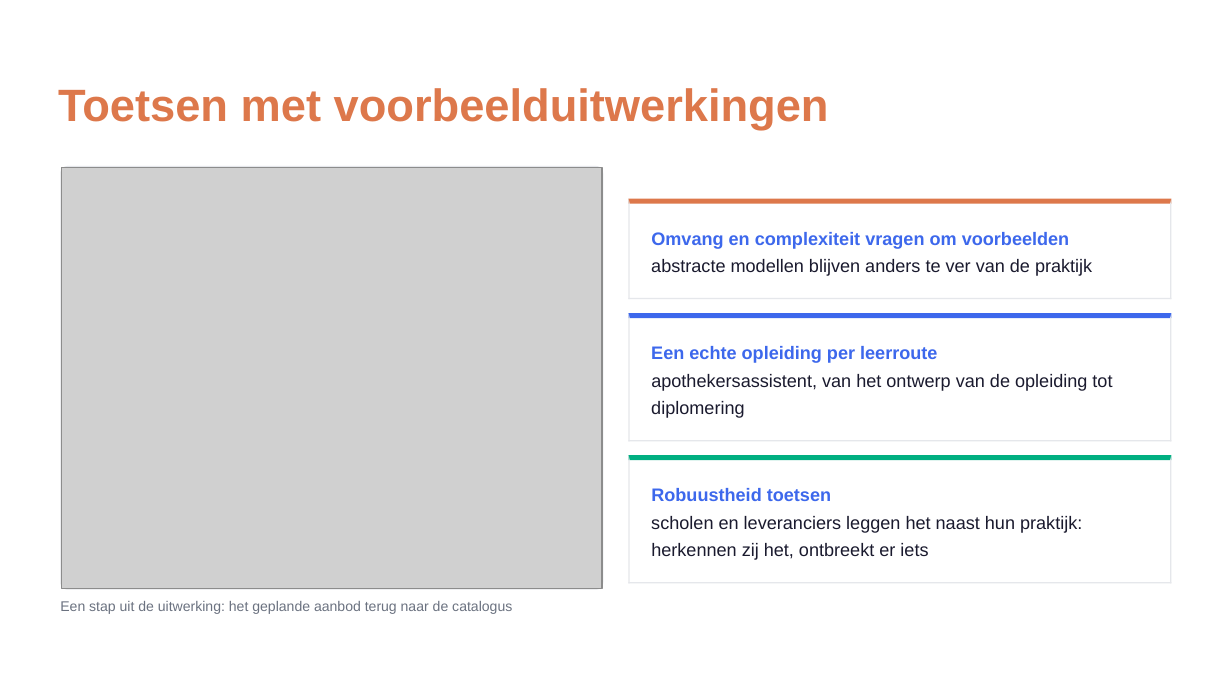
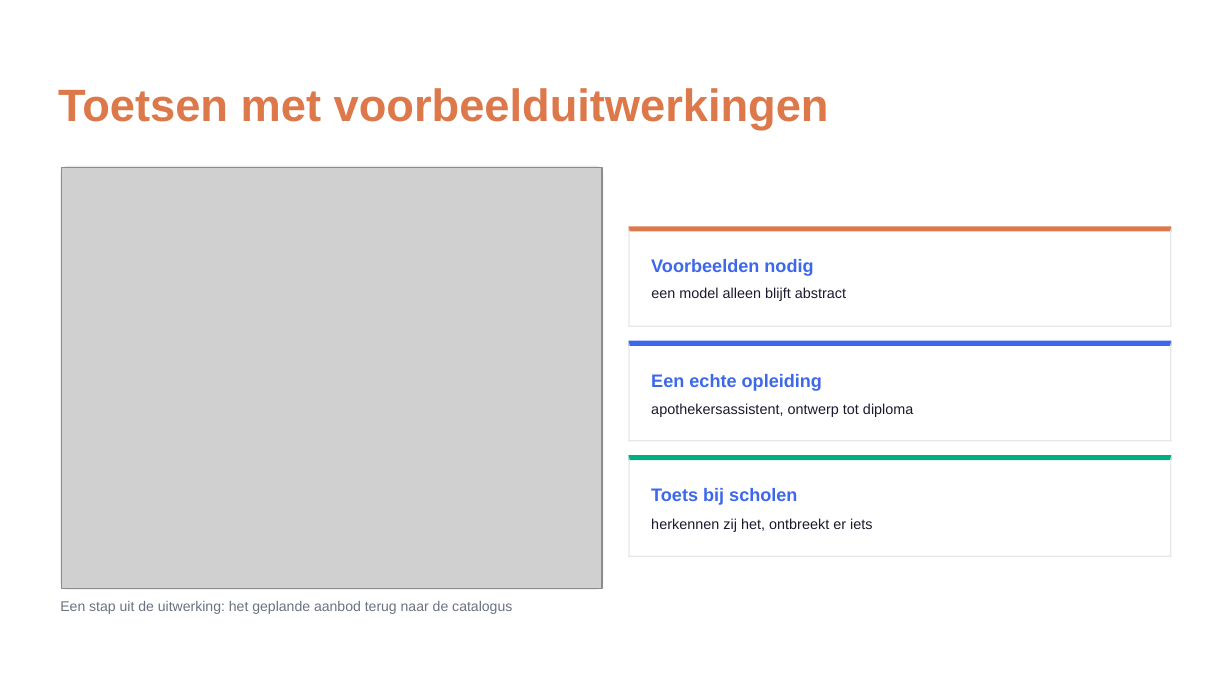
Before and after one commit to Npuls-OKx/meta, a slide deck: slide 5 of presentaties/export/260929_werkgroep_okx_voortgang/260929_werkgroep_okx_voortgang.pptx. Drawn at 1232x694 pixels with LibreOffice and Linux fonts; fonts in the diff are those of the drawing; grey boxes stand for pictures; background and template pictures are left out. Boxes give left, top, right and bottom in pixels: in the first picture for what was removed or moved away, otherwise in the second. Text is boxed around its words. In the diff, an @@ line names an element or a change of style, - is before the commit and + after.

```diff
--- a/presentaties/export/260929_werkgroep_okx_voortgang/260929_werkgroep_okx_voortgang.pptx
+++ b/presentaties/export/260929_werkgroep_okx_voortgang/260929_werkgroep_okx_voortgang.pptx
@@ text removed at box(651, 232, 1069, 249) @@
-Omvang en complexiteit vragen om voorbeelden
@@ text removed at box(651, 259, 1092, 276) @@
-abstracte modellen blijven anders te ver van de praktijk
@@ text added at box(651, 259, 813, 276), 10.8 pt, text #3D68EC, bold @@
+Voorbeelden nodig
@@ text added at box(651, 287, 846, 301), 8.6 pt, text #1A1A2E @@
+een model alleen blijft abstract
@@ freeform shape: place and size @@
-freeform shape at box(629, 298, 1172, 299)
+freeform shape at box(629, 326, 1172, 327)
@@ freeform shape: place and size @@
-freeform shape at box(629, 313, 1172, 440)
+freeform shape at box(629, 340, 1172, 440)
@@ 5 freeform shapes: place and size @@
-5 freeform shapes at box(629, 199, 1172, 317)
+5 freeform shapes at box(629, 226, 1172, 345)
@@ freeform shape: place and size @@
-freeform shape at box(629, 313, 630, 440)
+freeform shape at box(629, 340, 630, 440)
@@ freeform shape: place and size @@
-freeform shape at box(1170, 313, 1172, 440)
+freeform shape at box(1170, 340, 1172, 440)
@@ text at box(651, 374, 822, 391): text changed @@
-Een echte opleiding per leerroute
+Een echte opleiding
@@ text at box(651, 403, 914, 417): text changed; size 10.8 to 8.6 pt @@
-apothekersassistent, van het ontwerp van de opleiding tot
+apothekersassistent, ontwerp tot diploma
@@ text removed at box(651, 401, 744, 418) @@
-diplomering
@@ freeform shape: place and size @@
-freeform shape at box(629, 455, 1172, 583)
+freeform shape at box(629, 455, 1172, 556)
@@ freeform shape: place and size @@
-freeform shape at box(629, 455, 630, 583)
+freeform shape at box(629, 455, 630, 556)
@@ freeform shape: place and size @@
-freeform shape at box(1170, 455, 1172, 583)
+freeform shape at box(1170, 455, 1172, 556)
@@ text removed at box(651, 488, 831, 501) @@
-Robuustheid toetsen
@@ text added at box(651, 488, 797, 505), 10.8 pt, text #3D68EC, bold @@
+Toets bij scholen
@@ text "herkennen zij het, ontbreekt er ...": place and size @@
-text "herkennen zij het, ontbreekt er ..." at box(651, 543, 928, 560)
+text "herkennen zij het, ontbreekt er ..." at box(651, 518, 872, 532)
@@ text "herkennen zij het, ontbreekt er ..." at box(651, 518, 872, 532): size 10.8 to 8.6 pt @@
@@ text removed at box(651, 516, 1082, 533) @@
-scholen en leveranciers leggen het naast hun praktijk:
@@ freeform shape: place and size @@
-freeform shape at box(629, 582, 1172, 583)
+freeform shape at box(629, 555, 1172, 556)
```
Also in this commit, not shown: 4 other slides changed, 6 other files.
